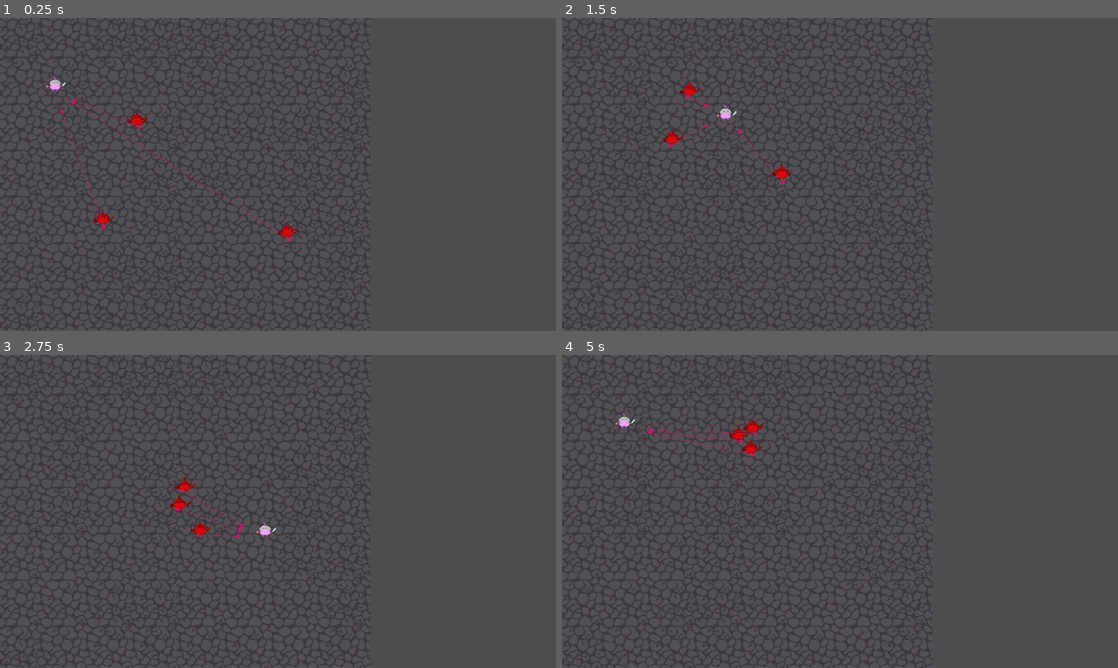
Above: before the commit, frames 1-4 (two rows, left to right).
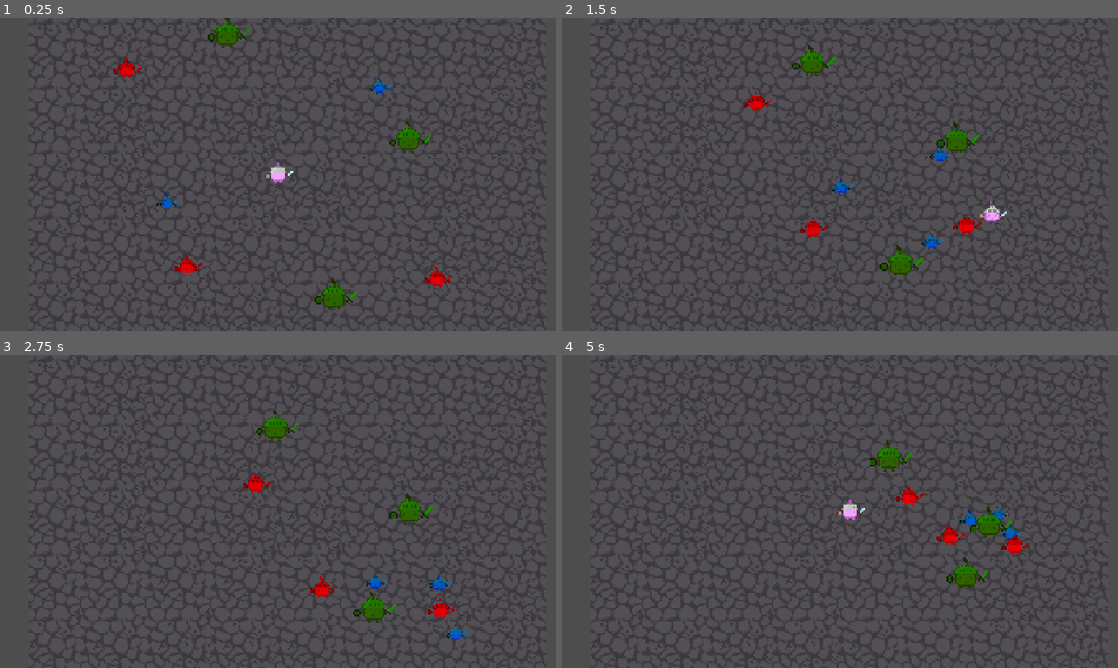
Above: after the commit, the same moments.

Repository: Mystievous/2025-mini-level-1
Game: Godot game, scene res://dev_workspaces/artemis/enemies/enemy_test_scene.tscn
The game is run twice, just before and just after one commit, with the same random seed, the same clock (stepped at 60 frames per second) and the same inputs. The project has no main scene, so this scene is started directly.
Inputs:
- Up to frame 1 (0.25 s): no input
- Up to frame 2 (1.5 s): hold Right (ui_right) 0.53-1.28 s; hold Down (ui_down) from 1.28 s (still down)
- Up to frame 3 (2.75 s): release Down (ui_down) at 2.03 s; hold Right (ui_right) from 2.03 s (still down)
- Up to frame 4 (5 s): release Right (ui_right) at 2.78 s; hold Up (ui_up) 2.78-3.53 s; hold Left (ui_left) from 3.53 s (still down)

The runs differ from the first frame. In frame 1, 2.2% of the frame differs, in the area x 8-82%, y 0-94%; in frame 2, 2.2%; in frame 3, 2.0%; in frame 4, 2.2%.

Commit message:
more enemies, and filter hitbox by color

Diff:
--- a/characters/enemies/jester.tscn
+++ b/characters/enemies/jester.tscn
@@ -12,22 +12,21 @@
 
 [node name="Jester" type="CharacterBody2D"]
 collision_layer = 4
-collision_mask = 5
 
 [node name="CollisionShape2D" type="CollisionShape2D" parent="."]
-position = Vector2(0, -8)
 shape = SubResource("RectangleShape2D_g64rt")
 
 [node name="Hitbox" parent="." instance=ExtResource("2_rmiuj")]
+use_color = true
 
 [node name="CollisionShape2D" type="CollisionShape2D" parent="Hitbox"]
-position = Vector2(0, -9.5)
+position = Vector2(0, -1.5)
 shape = SubResource("RectangleShape2D_rmiuj")
 debug_color = Color(0.65585005, 0.25187263, 0.5896923, 0.09411765)
 
 [node name="Sprite2D" type="Sprite2D" parent="."]
 modulate = Color(0.93314946, 0, 0.026759928, 1)
-position = Vector2(0, -8)
 texture = ExtResource("1_wtjtx")
 
 [node name="EnemyBehavior" parent="." instance=ExtResource("3_kyeje")]
+speed_multiplier = 0.6
--- a/characters/enemies/jester_stats.tres
+++ /dev/null
@@ -1,7 +0,0 @@
-[gd_resource type="Resource" script_class="CharacterStats" load_steps=2 format=3 uid="uid://f2hwposhgcs5"]
-
-[ext_resource type="Script" uid="uid://2f31o32fnerl" path="res://resources/character_stats.gd" id="1_qsnae"]
-
-[resource]
-script = ExtResource("1_qsnae")
-metadata/_custom_type_script = "uid://2f31o32fnerl"
--- /dev/null
+++ b/characters/enemies/moth.tscn
@@ -0,0 +1,36 @@
+[gd_scene load_steps=6 format=3 uid="uid://rhi68tw21wia"]
+
+[ext_resource type="PackedScene" uid="uid://bpyugc671abl0" path="res://components/hitbox.tscn" id="1_17k4o"]
+[ext_resource type="Texture2D" uid="uid://c8ya0sik6kghv" path="res://characters/player/assets/MC_KnightBlob.png" id="2_6bx76"]
+[ext_resource type="PackedScene" uid="uid://dnyqgb7hecb1v" path="res://components/enemy_behavior.tscn" id="3_ek5n7"]
+
+[sub_resource type="RectangleShape2D" id="RectangleShape2D_g64rt"]
+size = Vector2(12, 12)
+
+[sub_resource type="RectangleShape2D" id="RectangleShape2D_rmiuj"]
+size = Vector2(20, 19)
+
+[node name="Moth" type="CharacterBody2D"]
+collision_layer = 4
+
+[node name="CollisionShape2D" type="CollisionShape2D" parent="."]
+shape = SubResource("RectangleShape2D_g64rt")
+
+[node name="Hitbox" parent="." instance=ExtResource("1_17k4o")]
+use_color = true
+color = 2
+
+[node name="CollisionShape2D" type="CollisionShape2D" parent="Hitbox"]
+position = Vector2(0, -1.5)
+shape = SubResource("RectangleShape2D_rmiuj")
+debug_color = Color(0.65585005, 0.25187263, 0.5896923, 0.09411765)
+
+[node name="Sprite2D" type="Sprite2D" parent="."]
+modulate = Color(0, 0.5245805, 0.8111137, 1)
+scale = Vector2(0.75, 0.75)
+texture = ExtResource("2_6bx76")
+
+[node name="EnemyBehavior" parent="." instance=ExtResource("3_ek5n7")]
+avoidance_layers = 4
+avoidance_mask = 4
+speed_multiplier = 0.9
--- /dev/null
+++ b/characters/enemies/tree.tscn
@@ -0,0 +1,37 @@
+[gd_scene load_steps=6 format=3 uid="uid://dla32lb7q5d2l"]
+
+[ext_resource type="PackedScene" uid="uid://bpyugc671abl0" path="res://components/hitbox.tscn" id="1_3k34j"]
+[ext_resource type="Texture2D" uid="uid://c8ya0sik6kghv" path="res://characters/player/assets/MC_KnightBlob.png" id="2_6xidp"]
+[ext_resource type="PackedScene" uid="uid://dnyqgb7hecb1v" path="res://components/enemy_behavior.tscn" id="3_pllno"]
+
+[sub_resource type="RectangleShape2D" id="RectangleShape2D_g64rt"]
+size = Vector2(24, 24)
+
+[sub_resource type="RectangleShape2D" id="RectangleShape2D_rmiuj"]
+size = Vector2(38, 39)
+
+[node name="Tree" type="CharacterBody2D"]
+collision_layer = 4
+
+[node name="CollisionShape2D" type="CollisionShape2D" parent="."]
+shape = SubResource("RectangleShape2D_g64rt")
+
+[node name="Hitbox" parent="." instance=ExtResource("1_3k34j")]
+use_color = true
+color = 1
+
+[node name="CollisionShape2D" type="CollisionShape2D" parent="Hitbox"]
+position = Vector2(0, -3.5)
+shape = SubResource("RectangleShape2D_rmiuj")
+debug_color = Color(0.65585005, 0.25187263, 0.5896923, 0.09411765)
+
+[node name="Sprite2D" type="Sprite2D" parent="."]
+modulate = Color(0.18317756, 0.59655994, 0, 1)
+scale = Vector2(1.5, 1.5)
+texture = ExtResource("2_6xidp")
+
+[node name="EnemyBehavior" parent="." instance=ExtResource("3_pllno")]
+avoidance_layers = 2
+avoidance_mask = 2
+target_distance_from_player = 50.0
+speed_multiplier = 0.3
--- a/components/enemy_behavior.gd
+++ b/components/enemy_behavior.gd
@@ -1,6 +1,9 @@
 extends NavigationAgent2D
 
+## The distance that this enemy will try to stay at from the player.
 @export_custom(PROPERTY_HINT_NONE, "suffix:px") var target_distance_from_player: float = 30.0
+
+## The speed (multiplied by `Statics.base_move_speed / 2`) that the enemy will move.
 @export_range(0, 2, 0.05, "or_greater") var speed_multiplier: float = 1.0
 
 var move_speed:
--- a/components/enemy_behavior.tscn
+++ b/components/enemy_behavior.tscn
@@ -6,7 +6,6 @@
 path_desired_distance = 5.0
 target_desired_distance = 5.0
 avoidance_enabled = true
-debug_enabled = true
 debug_use_custom = true
 debug_path_custom_color = Color(0.8798718, 0.041831262, 0.40848464, 1)
 script = ExtResource("1_5hkav")
--- a/components/hitbox.gd
+++ b/components/hitbox.gd
@@ -1,8 +1,16 @@
 extends Area2D
 class_name Hitbox
 
+@export_group("Color")
+# This makes the `use_color` be a toggle for the `Color` export group
+## Whether to filter the incoming attacks by attack color
+@export_custom(PROPERTY_HINT_GROUP_ENABLE, "") var use_color: bool
+## The color that this hitbox will receive damage from
+@export var color: Statics.ColorType
+
 signal killed
 
-func hurt():
-	get_parent().queue_free()
-	killed.emit()
+func hurt(attack_color: Statics.ColorType):
+	if use_color and attack_color == color:
+		get_parent().queue_free()
+		killed.emit()
--- a/dev_workspaces/artemis/enemies/enemy_test_scene.tscn
+++ b/dev_workspaces/artemis/enemies/enemy_test_scene.tscn
@@ -1,14 +1,17 @@
-[gd_scene load_steps=5 format=4 uid="uid://bxe1nty1rbnpo"]
+[gd_scene load_steps=7 format=4 uid="uid://bxe1nty1rbnpo"]
 
 [ext_resource type="PackedScene" uid="uid://drebcau7s58qn" path="res://characters/enemies/jester.tscn" id="1_76ape"]
 [ext_resource type="TileSet" uid="uid://8b7ksx1jxhyi" path="res://assets/tilemap/tileset.tres" id="1_nm8p4"]
 [ext_resource type="PackedScene" uid="uid://uy4q3a6obvh7" path="res://dev_workspaces/artemis/test_player.tscn" id="3_qc448"]
+[ext_resource type="PackedScene" uid="uid://dla32lb7q5d2l" path="res://characters/enemies/tree.tscn" id="4_15aef"]
+[ext_resource type="PackedScene" uid="uid://rhi68tw21wia" path="res://characters/enemies/moth.tscn" id="5_idqib"]
 
 [sub_resource type="NavigationPolygon" id="NavigationPolygon_qc448"]
 vertices = PackedVector2Array(502, 438, 10, 438, 10, 10, 502, 10)
 polygons = Array[PackedInt32Array]([PackedInt32Array(0, 1, 2, 3)])
 
 [node name="EnemyTestScene" type="Node2D"]
+y_sort_enabled = true
 
 [node name="NavigationRegion2D" type="NavigationRegion2D" parent="."]
 navigation_polygon = SubResource("NavigationPolygon_qc448")
@@ -18,22 +21,37 @@
 tile_set = ExtResource("1_nm8p4")
 navigation_enabled = false
 
+[node name="Tree" parent="." instance=ExtResource("4_15aef")]
+position = Vector2(382, 169)
+
+[node name="Tree2" parent="." instance=ExtResource("4_15aef")]
+position = Vector2(305, 331)
+
+[node name="Tree3" parent="." instance=ExtResource("4_15aef")]
+position = Vector2(195, 61)
+
 [node name="Jester" parent="." instance=ExtResource("1_76ape")]
-position = Vector2(207, 157)
-collision_mask = 1
+position = Vector2(88, 94)
 
 [node name="Jester2" parent="." instance=ExtResource("1_76ape")]
 position = Vector2(414, 314)
-collision_mask = 1
 
 [node name="Jester3" parent="." instance=ExtResource("1_76ape")]
 position = Vector2(149, 304)
-collision_mask = 1
+
+[node name="Moth" parent="." instance=ExtResource("5_idqib")]
+position = Vector2(120, 237)
+
+[node name="Moth2" parent="." instance=ExtResource("5_idqib")]
+position = Vector2(361, 107)
+
+[node name="Moth3" parent="." instance=ExtResource("5_idqib")]
+position = Vector2(344, 386)
 
 [node name="TestPlayer" parent="." instance=ExtResource("3_qc448")]
-position = Vector2(76, 101)
+position = Vector2(247, 204)
 collision_layer = 2
 
 [node name="Camera2D" type="Camera2D" parent="."]
-anchor_mode = 0
-zoom = Vector2(2.5, 2.5)
+position = Vector2(247, 204)
+zoom = Vector2(3.5, 3.5)
--- a/dev_workspaces/artemis/test_player.gd
+++ b/dev_workspaces/artemis/test_player.gd
@@ -1,6 +1,6 @@
 extends CharacterBody2D
 
-func _physics_process(delta: float) -> void:
+func _physics_process(_delta: float) -> void:
 	var move_vector = Input.get_vector("ui_left", "ui_right", "ui_up", "ui_down")
 
 	velocity = move_vector * Statics.base_move_speed
--- a/dev_workspaces/artemis/test_player.tscn
+++ b/dev_workspaces/artemis/test_player.tscn
@@ -1,21 +1,27 @@
-[gd_scene load_steps=4 format=3 uid="uid://uy4q3a6obvh7"]
+[gd_scene load_steps=6 format=3 uid="uid://uy4q3a6obvh7"]
 
 [ext_resource type="Script" uid="uid://dyuh3cybdmtyk" path="res://dev_workspaces/artemis/test_player.gd" id="1_goxvr"]
 [ext_resource type="Texture2D" uid="uid://c8ya0sik6kghv" path="res://characters/player/assets/MC_KnightBlob.png" id="1_vaqua"]
+[ext_resource type="PackedScene" uid="uid://bpyugc671abl0" path="res://components/hitbox.tscn" id="3_0j5v1"]
 
 [sub_resource type="RectangleShape2D" id="RectangleShape2D_goxvr"]
 size = Vector2(16, 16)
+
+[sub_resource type="RectangleShape2D" id="RectangleShape2D_0j5v1"]
+size = Vector2(20, 21)
 
 [node name="TestPlayer" type="CharacterBody2D" groups=["Player"]]
 script = ExtResource("1_goxvr")
 
 [node name="CollisionShape2D" type="CollisionShape2D" parent="."]
-position = Vector2(0, -8)
 shape = SubResource("RectangleShape2D_goxvr")
 
+[node name="Hitbox" parent="." instance=ExtResource("3_0j5v1")]
+
+[node name="CollisionShape2D" type="CollisionShape2D" parent="Hitbox"]
+position = Vector2(0, -0.5)
+shape = SubResource("RectangleShape2D_0j5v1")
+debug_color = Color(0.654902, 0.2509804, 0.5882353, 0.09411765)
+
 [node name="Sprite2D" type="Sprite2D" parent="."]
-position = Vector2(0, -8)
 texture = ExtResource("1_vaqua")
-
-[node name="NavigationAgent2D" type="NavigationAgent2D" parent="."]
-avoidance_enabled = true
--- a/project.godot
+++ b/project.godot
@@ -20,7 +20,6 @@
 window/size/viewport_height=1080
 window/size/mode=2
 window/stretch/mode="canvas_items"
-window/stretch/scale_mode="integer"
 
 [global_group]
 
@@ -31,6 +30,9 @@
 2d_physics/layer_1="Environment"
 2d_physics/layer_2="Player"
 2d_physics/layer_3="Enemies"
+avoidance/layer_1="Jesters"
+avoidance/layer_2="Trees"
+avoidance/layer_3="Moths"
 
 [rendering]
 
